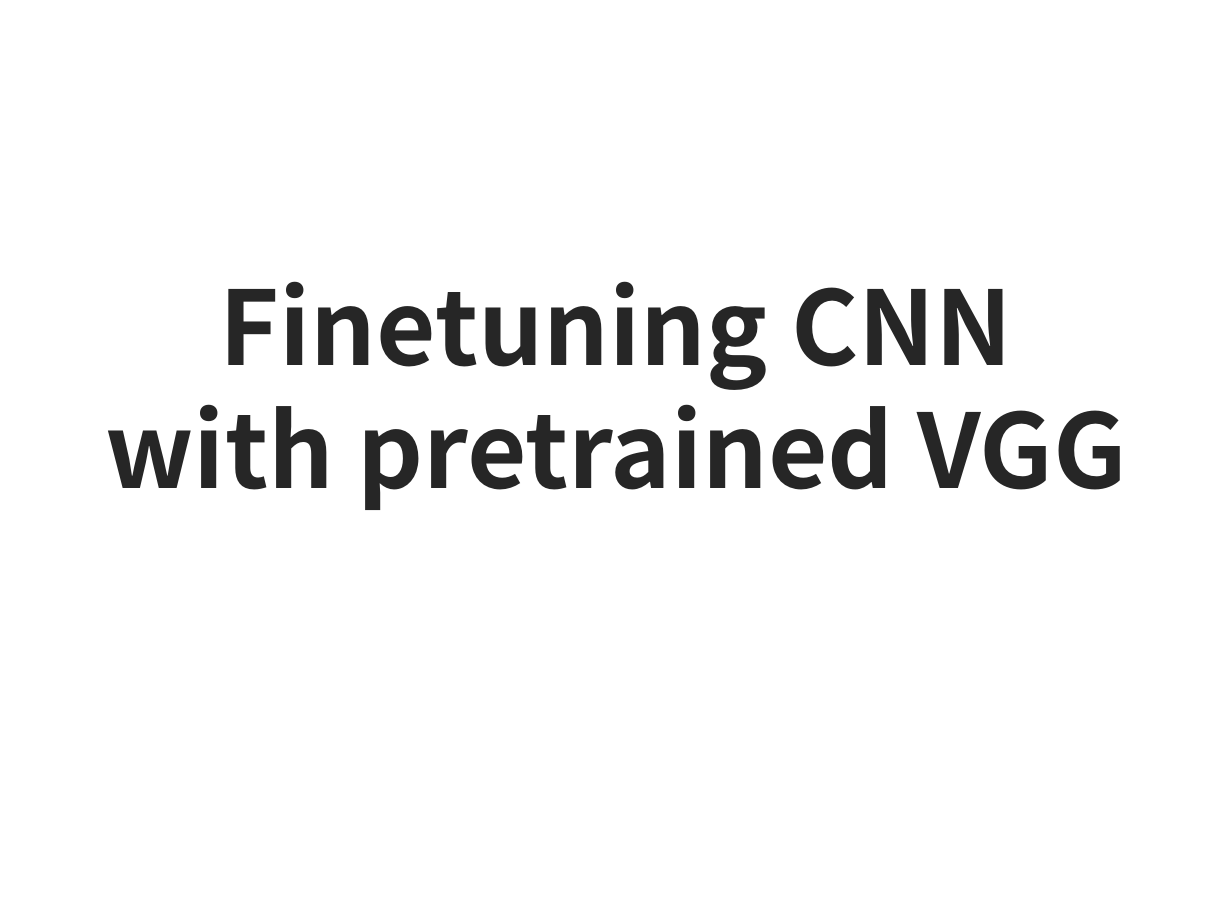
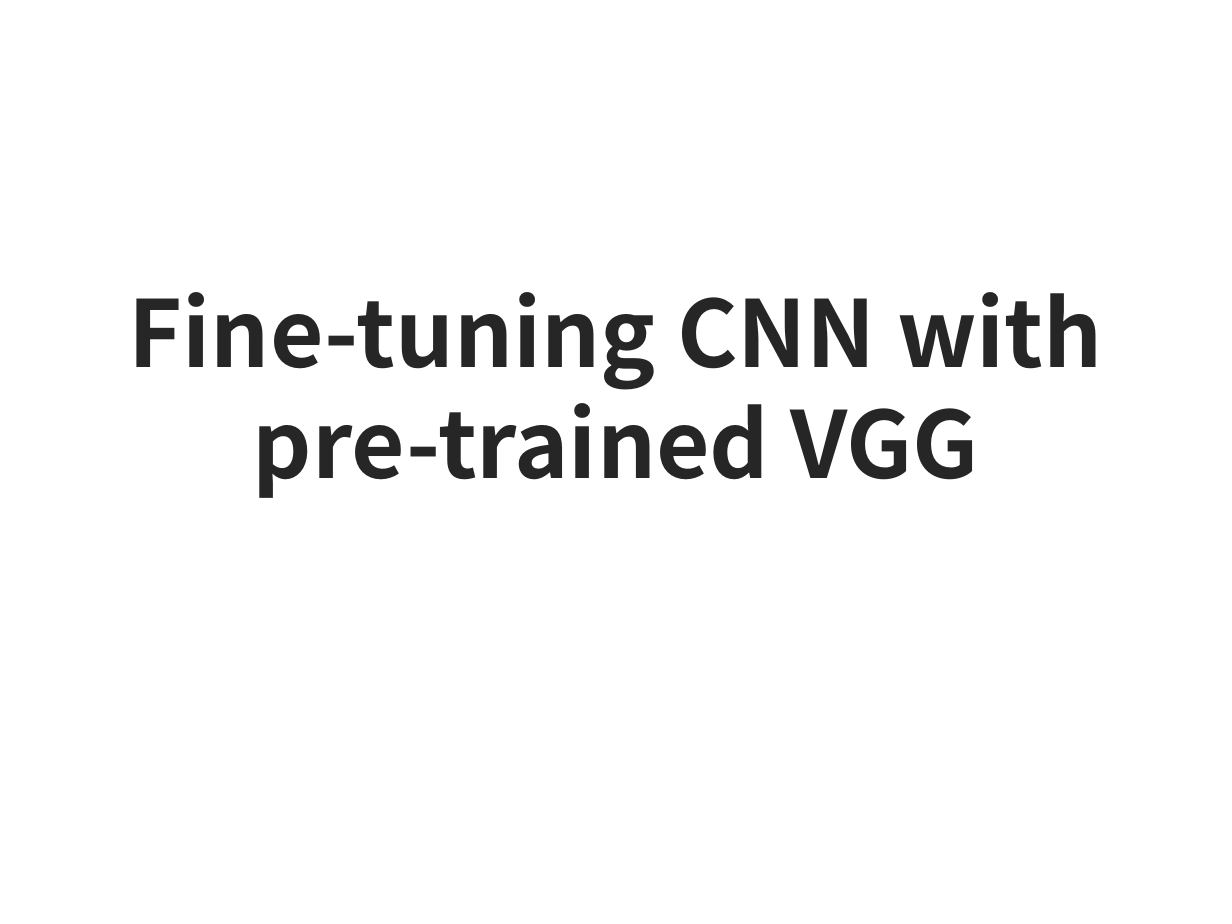
Before and after one commit to sjchoi86/Deep-Learning-101, a slide deck: slide 1 of lecture_notes/Week6-1f CNN FineTune.pptx. Drawn at 1232x924 pixels with LibreOffice and Linux fonts; fonts in the diff are those of the drawing. Boxes give left, top, right and bottom in pixels: in the first picture for what was removed or moved away, otherwise in the second. Text is boxed around its words. In the diff, an @@ line names an element or a change of style, - is before the commit and + after.

```diff
--- a/lecture_notes/Week6-1f CNN FineTune.pptx
+++ b/lecture_notes/Week6-1f CNN FineTune.pptx
@@ text at (129, 292, 1103, 498): text changed; size 60 to 54 pt @@
-Finetuning CNN with pretrained VGG
+Fine-tuning CNN with pre-trained VGG
```
Also in this commit, not shown: 3 other files.
